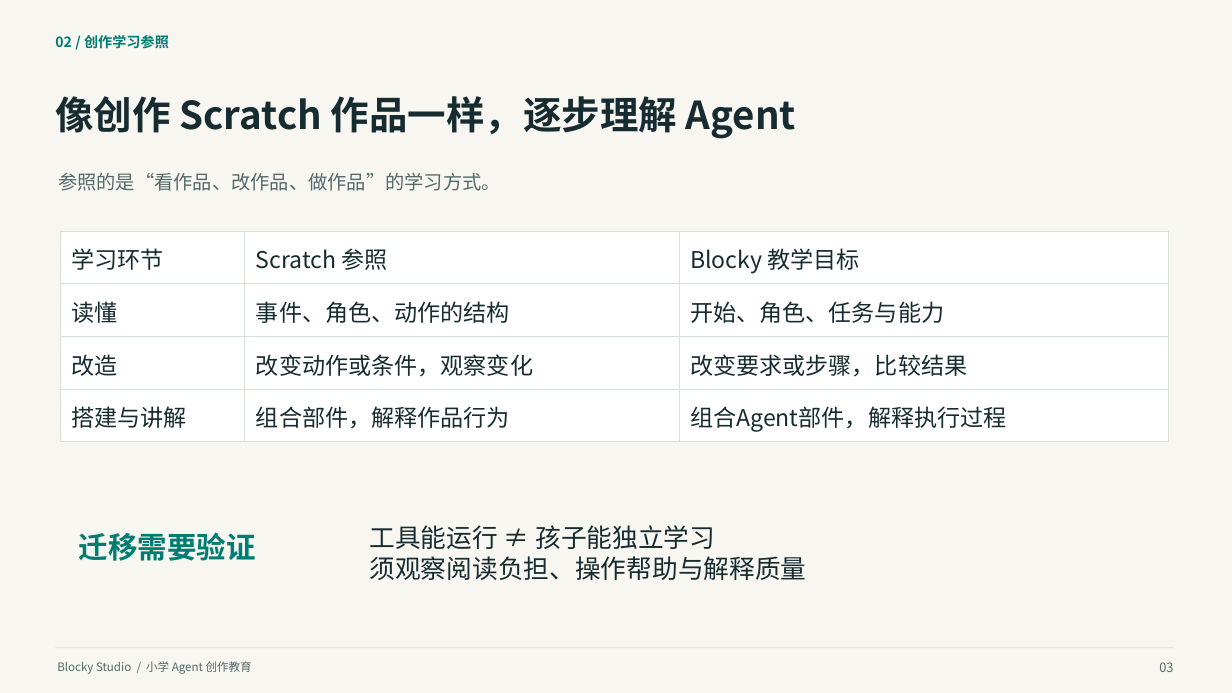
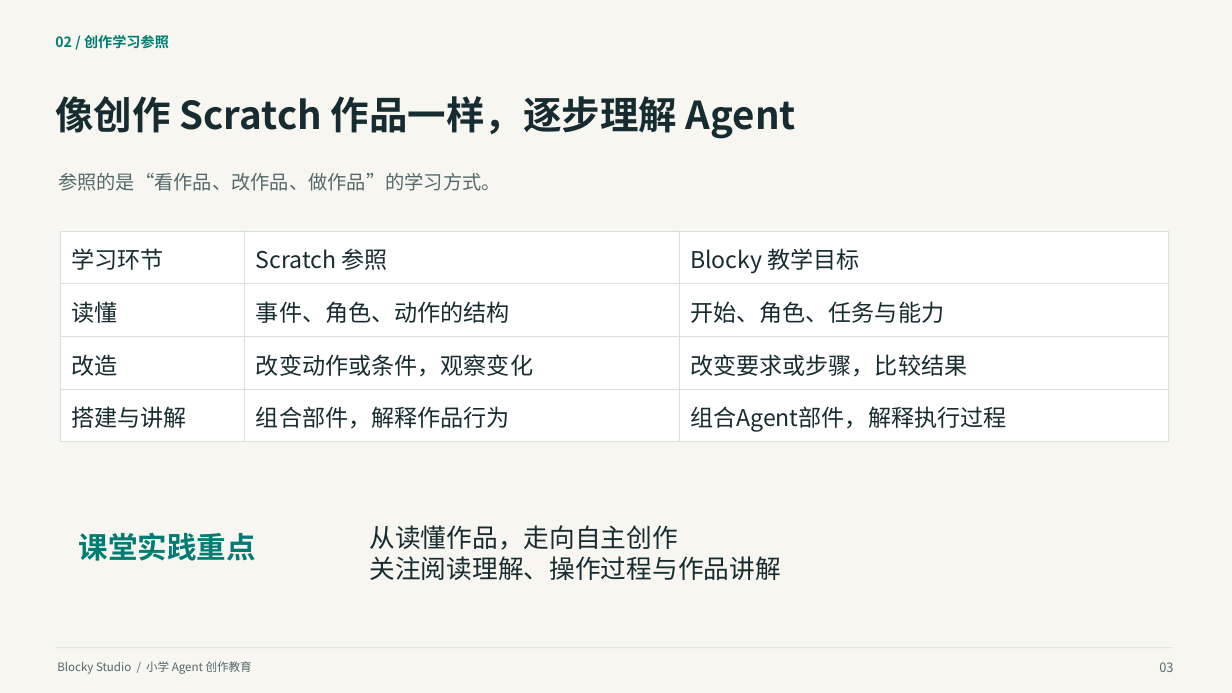
Before and after one commit to q2955161835-debug/Blocky-AI, a slide deck: slide 3 of doc/交付/2026-10-03-答辩与商业计划书/Blocky-Studio-小学Agent创作教育-2026-10-03.pptx. Drawn at 1232x693 pixels with LibreOffice and Linux fonts; fonts in the diff are those of the drawing. Boxes give left, top, right and bottom in pixels: in the first picture for what was removed or moved away, otherwise in the second. Text is boxed around its words. In the diff, an @@ line names an element or a change of style, - is before the commit and + after.

Commit message:
docs: revise pitch wording and record independent investor reaudit [skip ci]

```diff
--- a/doc/交付/2026-10-03-答辩与商业计划书/Blocky-Studio-小学Agent创作教育-2026-10-03.pptx
+++ b/doc/交付/2026-10-03-答辩与商业计划书/Blocky-Studio-小学Agent创作教育-2026-10-03.pptx
@@ text at (x1=79, y1=532, x2=256, y2=561): text changed @@
-迁移需要验证
+课堂实践重点
@@ text at (x1=370, y1=525, x2=781, y2=580): text changed @@
-工具能运行 ≠ 孩子能独立学习
-须观察阅读负担、操作帮助与解释质量
+从读懂作品，走向自主创作
+关注阅读理解、操作过程与作品讲解
```
Also in this commit, not shown: 14 other slides changed, 12 other files.
